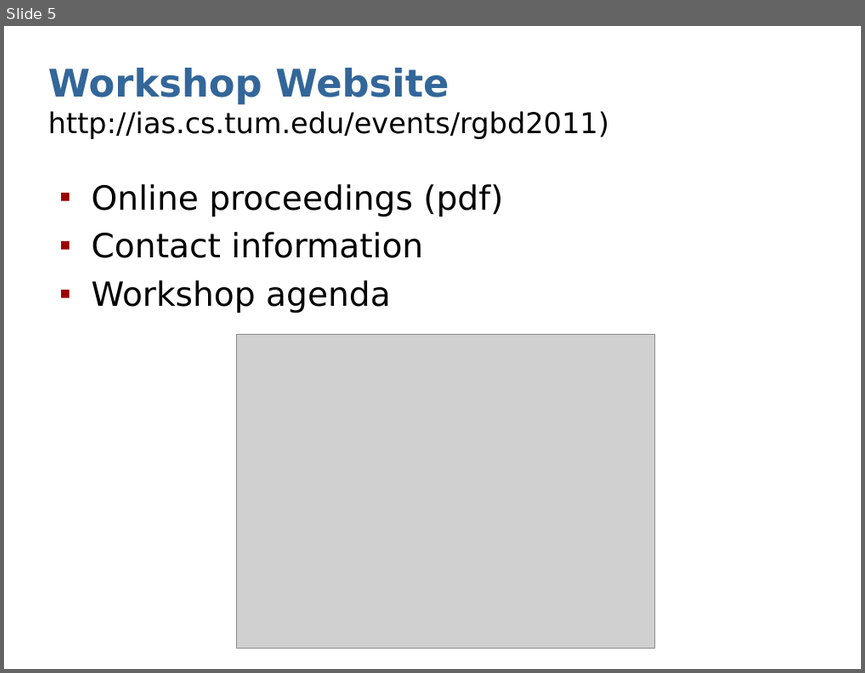
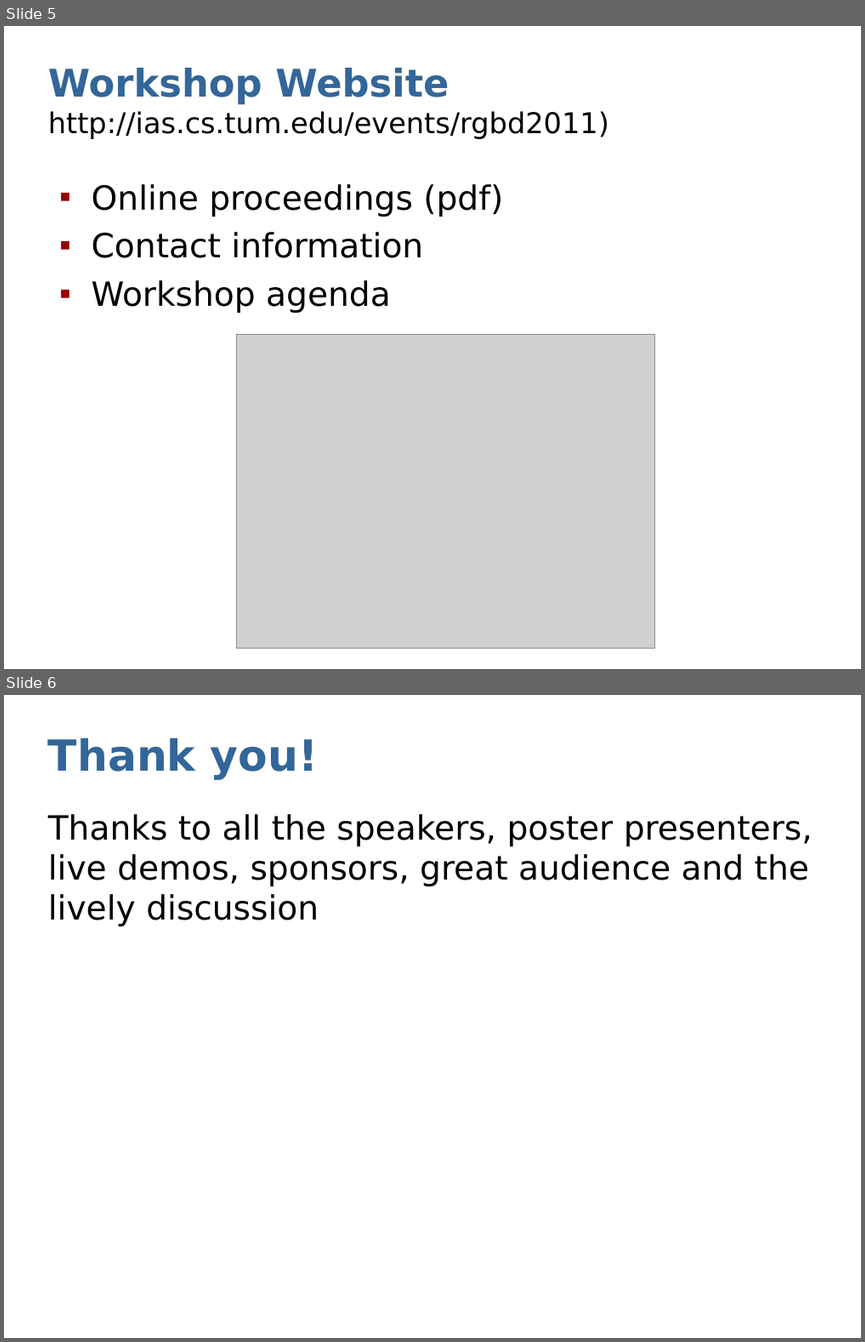
Before and after one commit to dejanpan/rgbd2011, a slide deck: presentations/sturm11rgbd-discussion.ppt. Shown one above the other, each under a label of ours: slide 5 before the commit, slides 5 and 6 after it. The pictures are 865x673 and 865x1342 pixels, drawn with LibreOffice and Linux fonts; fonts in the diff are those of the drawing; grey boxes stand for pictures. Boxes give left, top, right and bottom in pixels: in the first picture for what was removed or moved away, otherwise in the second. Text is boxed around its words. In the diff, an @@ line names an element or a change of style, - is before the commit and + after.

```diff
--- a/presentations/sturm11rgbd-discussion.ppt
+++ b/presentations/sturm11rgbd-discussion.ppt
@@ slide 6 added at bbox=[4, 695, 861, 1338], background #FFFFFF @@
@@ title added at bbox=[48, 737, 318, 780], 36 pt, text #336699, bold @@
+Thank you!
@@ text added at bbox=[48, 814, 812, 926], 28 pt, text #000000 @@
+Thanks to all the speakers, poster presenters, live demos, sponsors, great audience and the lively discussion
```
Also in this commit, not shown: 1 slide changed.
